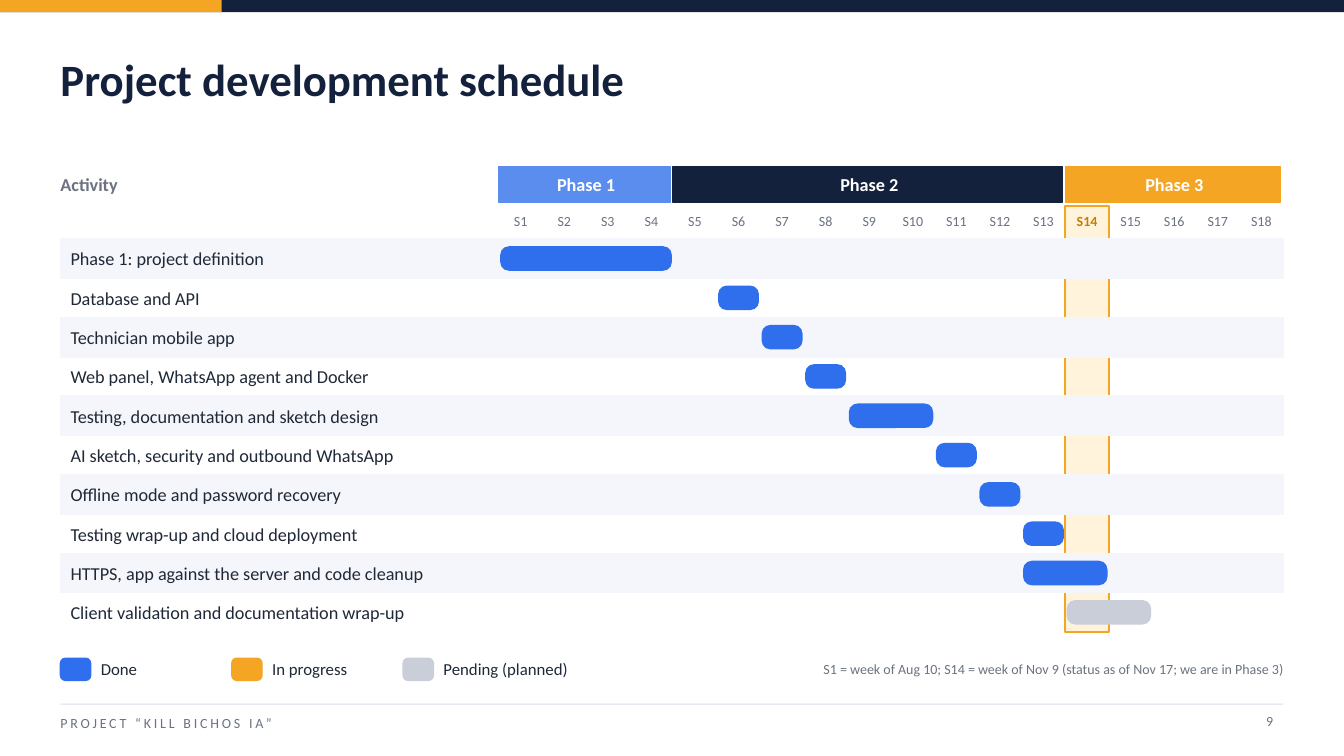
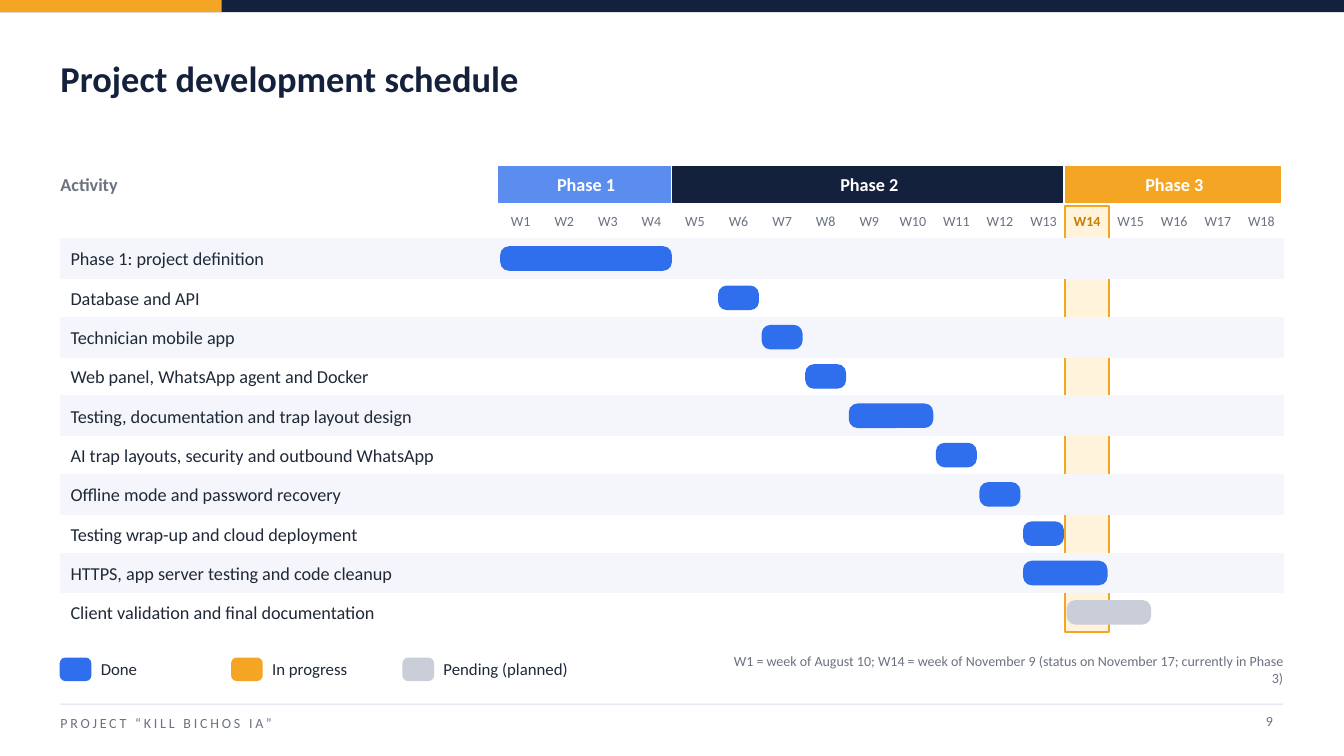
Before and after one commit to j4vierlb/PROYECTO-TESIS-, a slide deck: slide 9 of Fase 3/Evidencias Grupales/Presentación Final del proyecto (Inglés).pptx. Drawn at 1344x756 pixels with LibreOffice and Linux fonts; fonts in the diff are those of the drawing; background and template pictures are left out. Boxes give left, top, right and bottom in pixels: in the first picture for what was removed or moved away, otherwise in the second. Text is boxed around its words. In the diff, an @@ line names an element or a change of style, - is before the commit and + after.

```diff
--- a/Fase 3/Evidencias Grupales/Presentación Final del proyecto (Inglés).pptx
+++ b/Fase 3/Evidencias Grupales/Presentación Final del proyecto (Inglés).pptx
@@ text "Project development schedule" at [60, 66, 519, 98]: size 32 to 26 pt @@
@@ text at [1066, 206, 1109, 236]: text changed @@
-S14
+W14
@@ text at [511, 217, 530, 226]: text changed @@
-S1
+W1
@@ text at [555, 217, 574, 226]: text changed @@
-S2
+W2
@@ text at [598, 217, 617, 226]: text changed @@
-S3
+W3
@@ text at [642, 217, 661, 226]: text changed @@
-S4
+W4
@@ text at [685, 217, 704, 226]: text changed @@
-S5
+W5
@@ text at [729, 216, 748, 226]: text changed @@
-S6
+W6
@@ text at [772, 217, 791, 226]: text changed @@
-S7
+W7
@@ text at [816, 216, 835, 226]: text changed @@
-S8
+W8
@@ text at [860, 217, 879, 226]: text changed @@
-S9
+W9
@@ text at [900, 217, 927, 226]: text changed @@
-S10
+W10
@@ text at [943, 217, 970, 226]: text changed @@
-S11
+W11
@@ text at [987, 217, 1014, 226]: text changed @@
-S12
+W12
@@ text at [1030, 217, 1057, 226]: text changed @@
-S13
+W13
@@ text at [1074, 217, 1101, 226]: text changed @@
-S14
+W14
@@ text at [1117, 217, 1144, 226]: text changed @@
-S15
+W15
@@ text at [1161, 216, 1188, 226]: text changed @@
-S16
+W16
@@ text at [1205, 217, 1232, 226]: text changed @@
-S17
+W17
@@ text at [1248, 216, 1275, 226]: text changed @@
-S18
+W18
@@ text at [71, 410, 412, 426]: text changed @@
-Testing, documentation and sketch design
+Testing, documentation and trap layout design
@@ text at [71, 449, 434, 465]: text changed @@
-AI sketch, security and outbound WhatsApp
+AI trap layouts, security and outbound WhatsApp
@@ text at [71, 567, 392, 583]: text changed @@
-HTTPS, app against the server and code cleanup
+HTTPS, app server testing and code cleanup
@@ text at [71, 606, 375, 619]: text changed @@
-Client validation and documentation wrap-up
+Client validation and final documentation
@@ text at [734, 656, 1284, 685]: text changed @@
-S1 = week of Aug 10; S14 = week of Nov 9 (status as of Nov 17; we are in Phase 3)
+W1 = week of August 10; W14 = week of November 9 (status on November 17; currently in Phase 3)
```
Also in this commit, not shown: 17 other slides changed, 3 other files.
